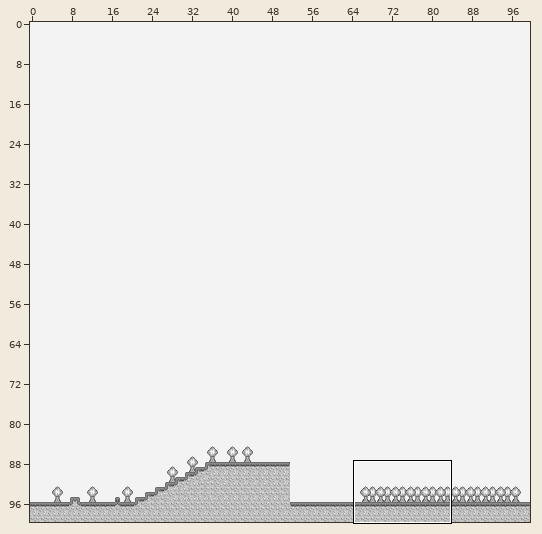
Tiled map -- assets/level1.tmx. Above: a wide view before the commit, with the close-up outlined.
Close-up. As it was:
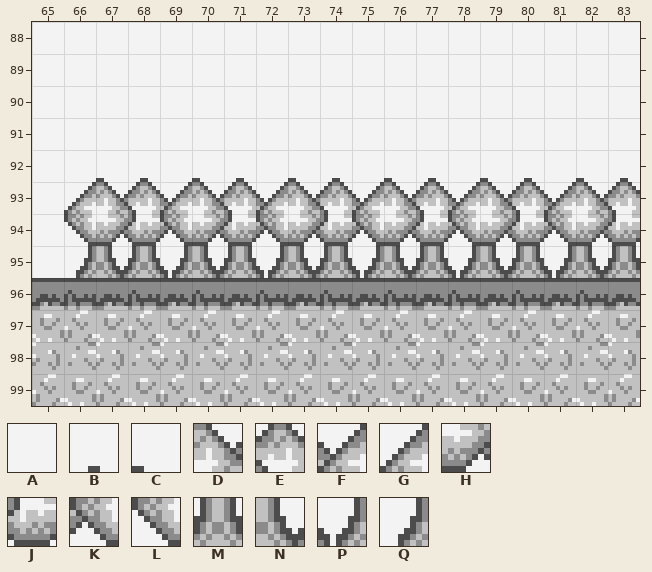
Cells are 8x8 px. Shown: x 65..83, y 88..99. The commit also changed other parts of the map, which this record leaves out.
Key: from "gbjam3-game-tile-atlas-1": A 0, B 13, C 15, D 47, E 48, F 49, G 52, H 79, J 80, K 81, L 84, M 109, N 111, P 113, Q 116.
_ is an empty cell.
Layers that did not change in this view are not listed.
Layer "Background1" before, first column x 65:
 88 ___________________
 89 ___________________
 90 ___________________
 91 ___________________
 92 AACBACBACBACBACBACB
 93 AGDEFDEFDEFDEFDEFDE
 94 ALHJKHJKHJKHJKHJKHJ
 95 AQNMPNMPNMPNMPNMPNM
 96 ___________________
 97 ___________________
 98 ___________________
 99 ___________________
The result:
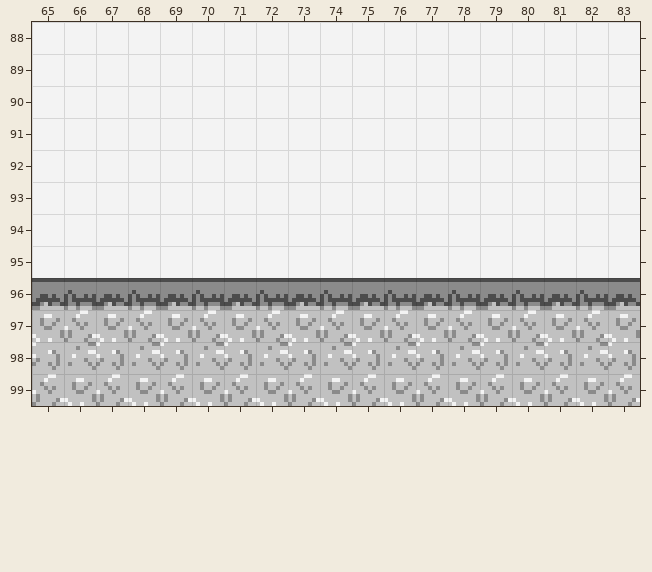
Tiles of an added or newly shown layer are drawn over the layers below it.
What changed:
Layer "Background1" (removed):
y 92: x 67..68 CB -> __; x 70..71 CB -> __; x 73..74 CB -> __; x 76..77 CB -> __; x 79..80 CB -> __; x 82..83 CB -> __
y 93: x 66..83 GDEFDEFDEFDEFDEFDE -> __________________
y 94: x 66..83 LHJKHJKHJKHJKHJKHJ -> __________________
y 95: x 66..83 QNMPNMPNMPNMPNMPNM -> __________________
Layer "Collision" (added):
y 92: x 67..68 __ -> AA; x 70..71 __ -> AA; x 73..74 __ -> AA; x 76..77 __ -> AA; x 79..80 __ -> AA; x 82..83 __ -> AA
y 93..95: x 66..83 __________________ -> AAAAAAAAAAAAAAAAAA
Where, in picture pixels (left, top, right, bottom), the same in both close-ups:
changed: (64, 178, 640, 278)
